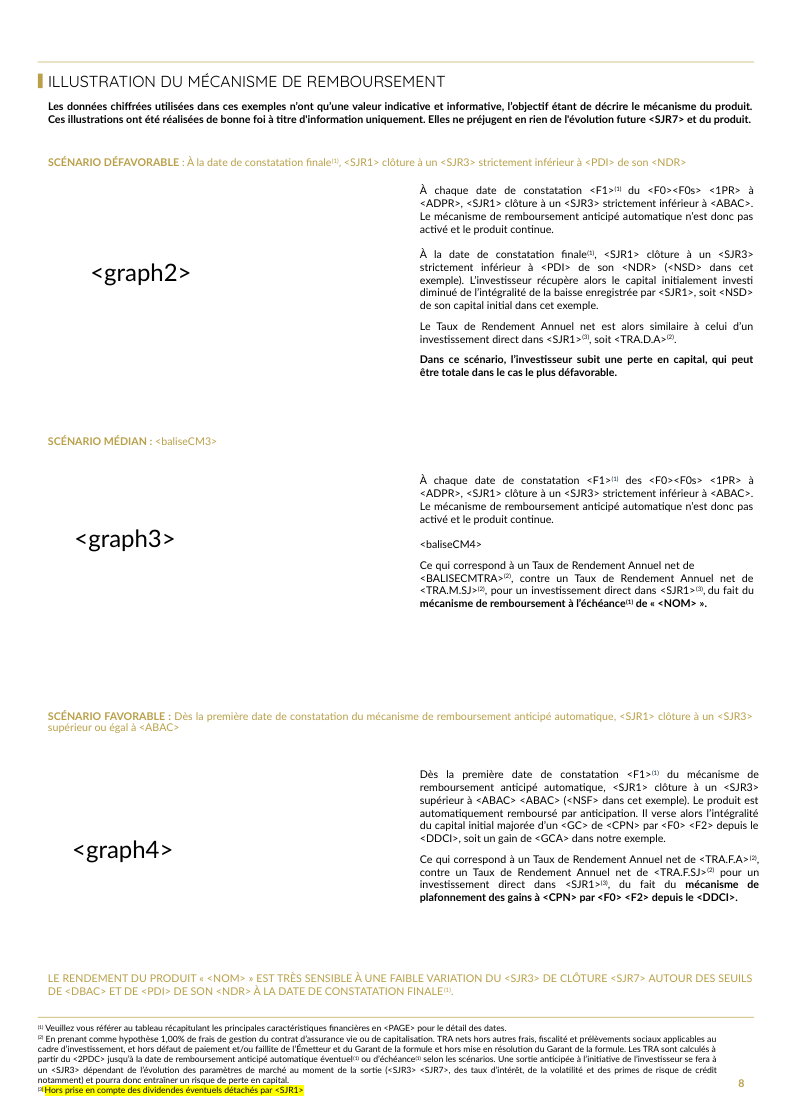
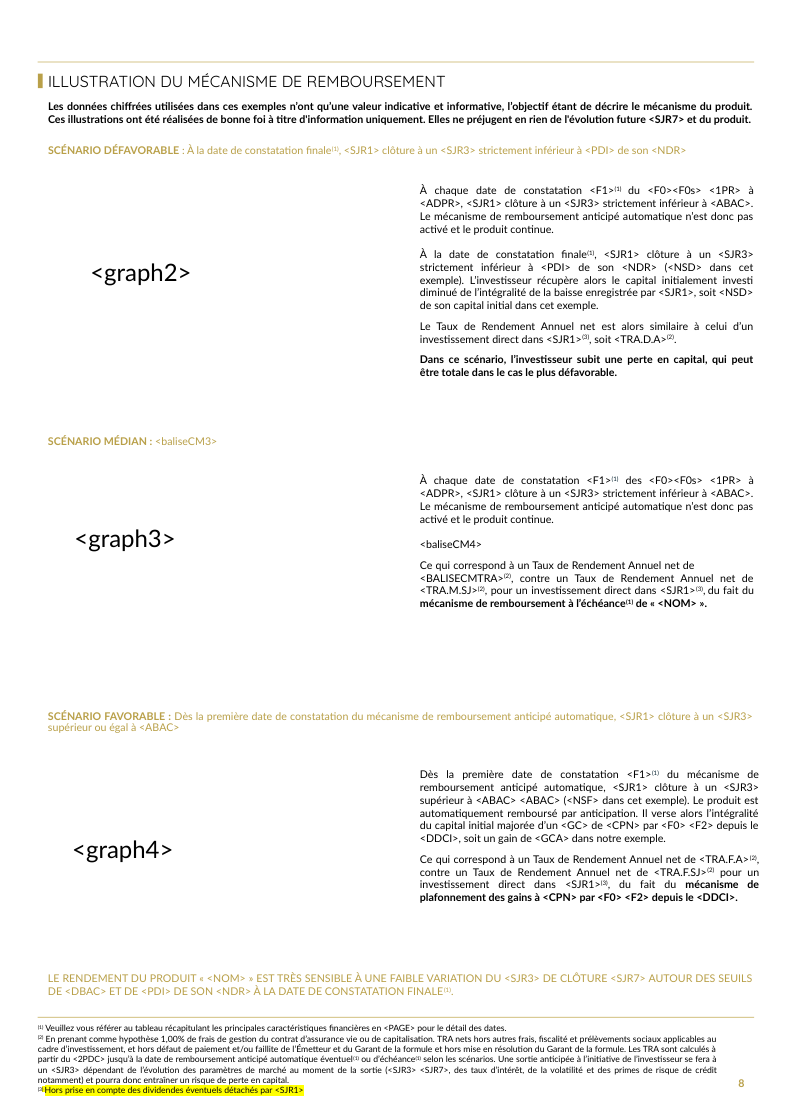
Before and after one commit to guillaumejacquin/equitim-project2, a slide deck: slide 8 of Templates/goldman sachs fci.pptx. Drawn at 792x1120 pixels with LibreOffice and Linux fonts; fonts in the diff are those of the drawing; background and template pictures are left out. Boxes give left, top, right and bottom in pixels: in the first picture for what was removed or moved away, otherwise in the second. Text is boxed around its words. In the diff, an @@ line names an element or a change of style, - is before the commit and + after.

```diff
--- a/Templates/goldman sachs fci.pptx
+++ b/Templates/goldman sachs fci.pptx
@@ text "SCÉNARIO DÉFAVORABLE : À la ..." moved from (x1=48, y1=157, x2=686, y2=166) to (x1=48, y1=145, x2=686, y2=154) @@
```
Also in this commit, not shown: 4 other slides changed, 21 other files.
